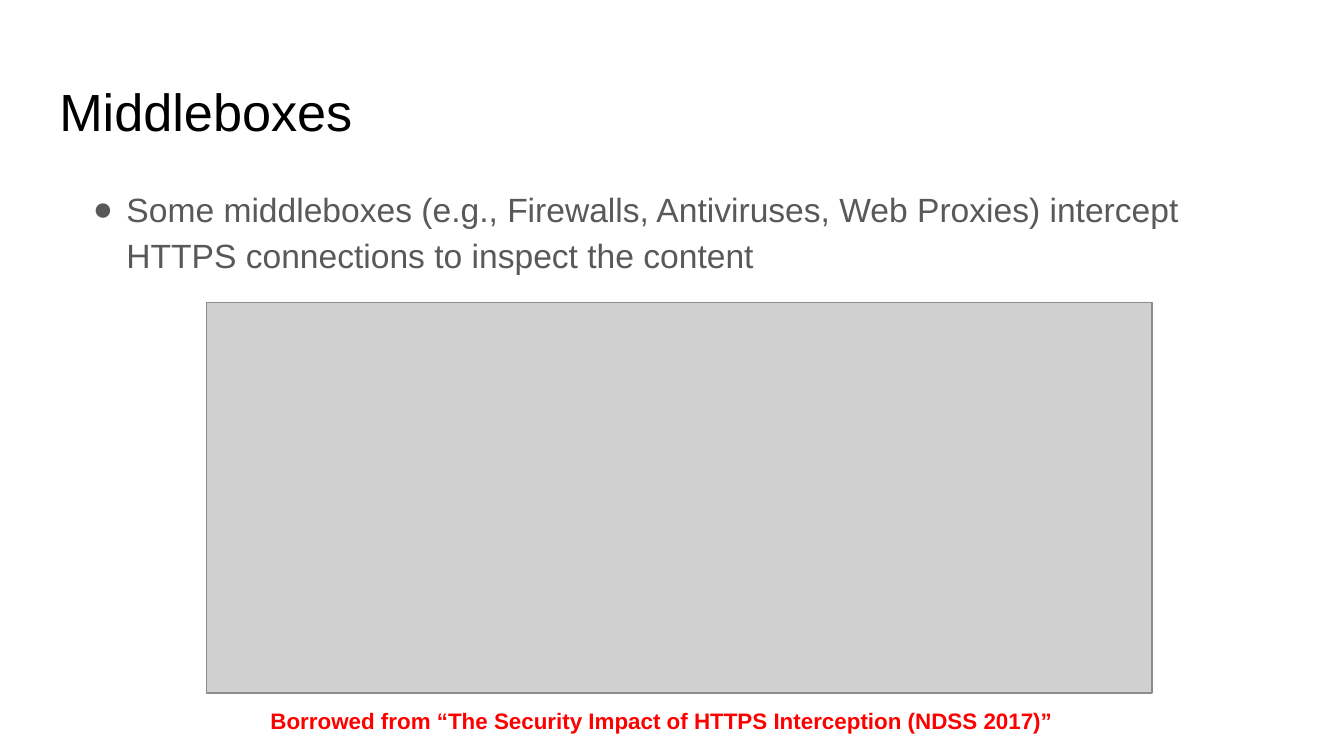
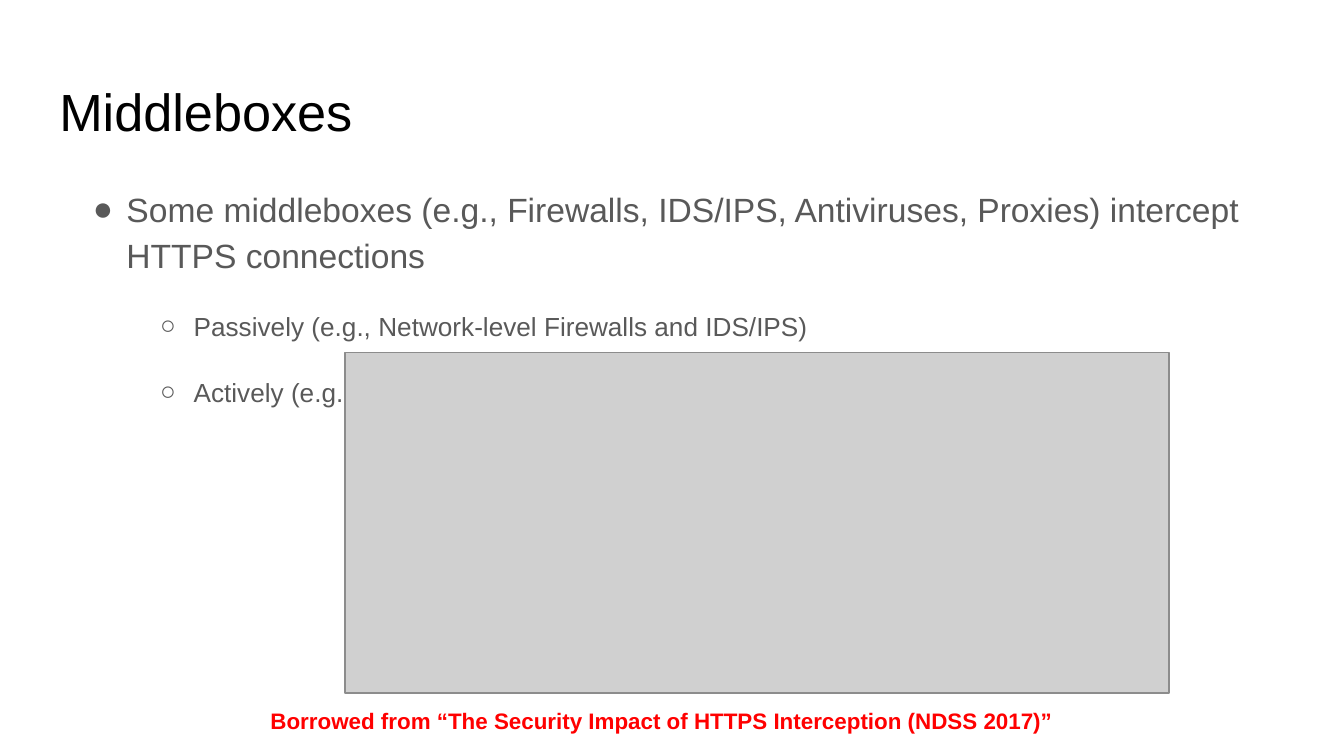
Before and after one commit to sajjadium/tls13-middlebox, a slide deck: slide 4 of mozilla-intern-presentation.pptx. Drawn at 1344x756 pixels with LibreOffice and Linux fonts; fonts in the diff are those of the drawing; grey boxes stand for pictures. Boxes give left, top, right and bottom in pixels: in the first picture for what was removed or moved away, otherwise in the second. Text is boxed around its words. In the diff, an @@ line names an element or a change of style, - is before the commit and + after.

```diff
--- a/mozilla-intern-presentation.pptx
+++ b/mozilla-intern-presentation.pptx
@@ text at (126, 197, 1239, 407): text changed @@
-● Some middleboxes (e.g., Firewalls, Antiviruses, Web Proxies) intercept HTTPS connections to inspect the content
+● Some middleboxes (e.g., Firewalls, IDS/IPS, Antiviruses, Proxies) intercept HTTPS connections
+  ○ Passively (e.g., Network-level Firewalls and IDS/IPS)
+  ○ Actively (e.g., Proxies, WAF)
@@ picture: place and size @@
-picture at (207, 302, 1152, 694)
+picture at (345, 352, 1169, 692)
```
Also in this commit, not shown: 5 other slides changed.
